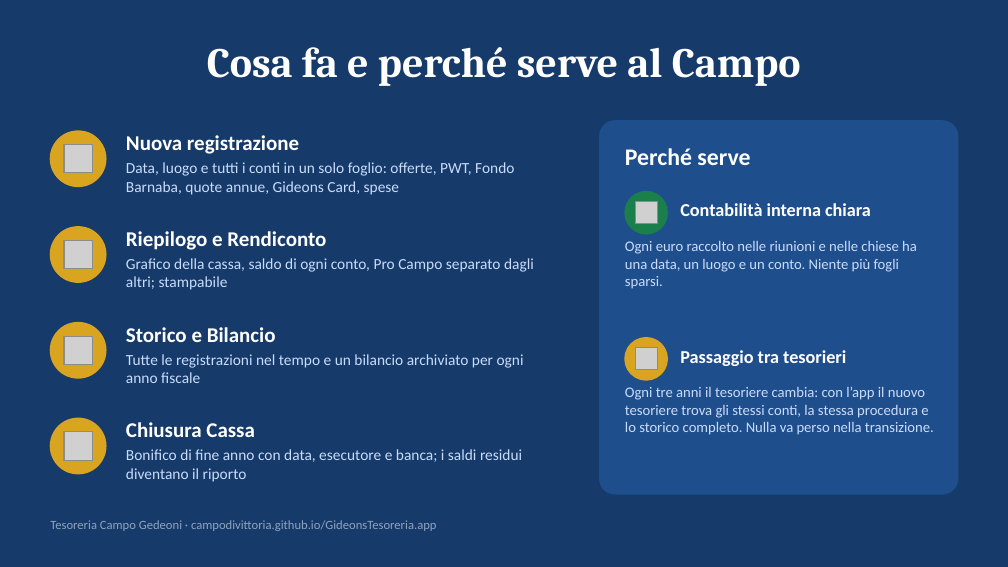
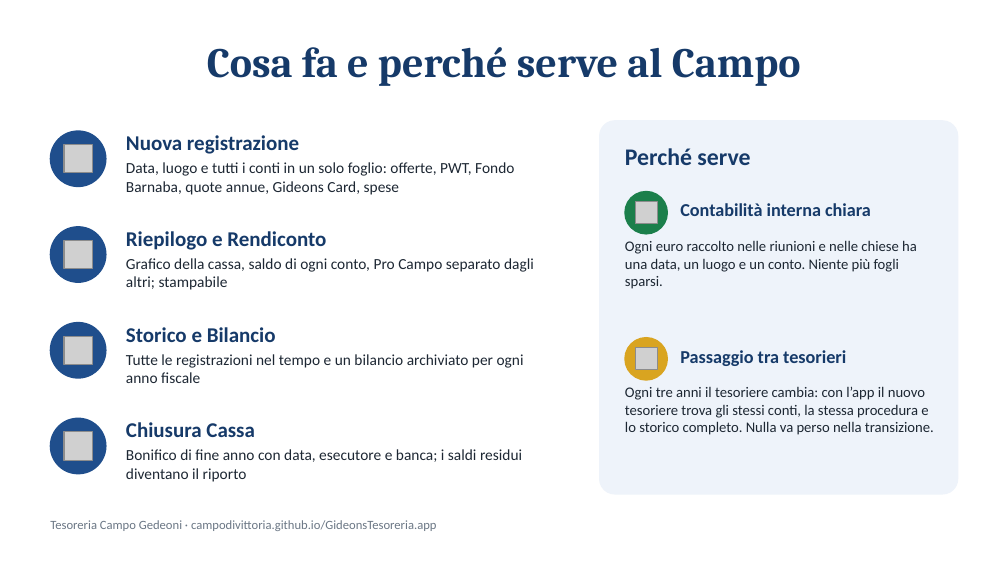
Before and after one commit to campodivittoria/GideonsTesoreria.app, a slide deck: slide 2 of presentazione/Tesoreria-Campo-Gedeoni.pptx. Drawn at 1008x567 pixels with LibreOffice and Linux fonts; fonts in the diff are those of the drawing; grey boxes stand for pictures; background and template pictures are left out. Boxes give left, top, right and bottom in pixels: in the first picture for what was removed or moved away, otherwise in the second. Text is boxed around its words. In the diff, an @@ line names an element or a change of style, - is before the commit and + after.

```diff
--- a/presentazione/Tesoreria-Campo-Gedeoni.pptx
+++ b/presentazione/Tesoreria-Campo-Gedeoni.pptx
@@ background #163A69 to #FFFFFF @@
@@ rounded rectangle at (600,121,958,494): fill #1F4E8C to #EEF3FA; outline #1F4E8C 1 pt to #EEF3FA 1 pt @@
@@ text colour #FFFFFF to #163A69 in 8 elements at (207,47,801,86), (126,135,299,154), (126,231,326,250), (126,327,276,342), (126,422,255,437), (625,148,750,165), (680,203,871,216), (680,350,846,366) @@
@@ text colour #CADCFC to #1D2733 in 6 elements at (126,162,514,195), (126,258,534,290), (126,354,524,383), (126,449,522,482), (625,240,917,289), (625,387,934,435) @@
@@ fill #D9A420 to #1F4E8C; outline #D9A420 1 pt to #1F4E8C 1 pt in 4 elements at (50,131,106,186), (50,227,106,282), (50,323,106,378), (50,418,106,474) @@
@@ text "Tesoreria Campo Gedeoni · campodivittoria.github.io/GideonsT ..." at (50,520,437,531): text colour #8FA3BF to #6B7785 @@
```
Also in this commit, not shown: 1 other slide changed.
